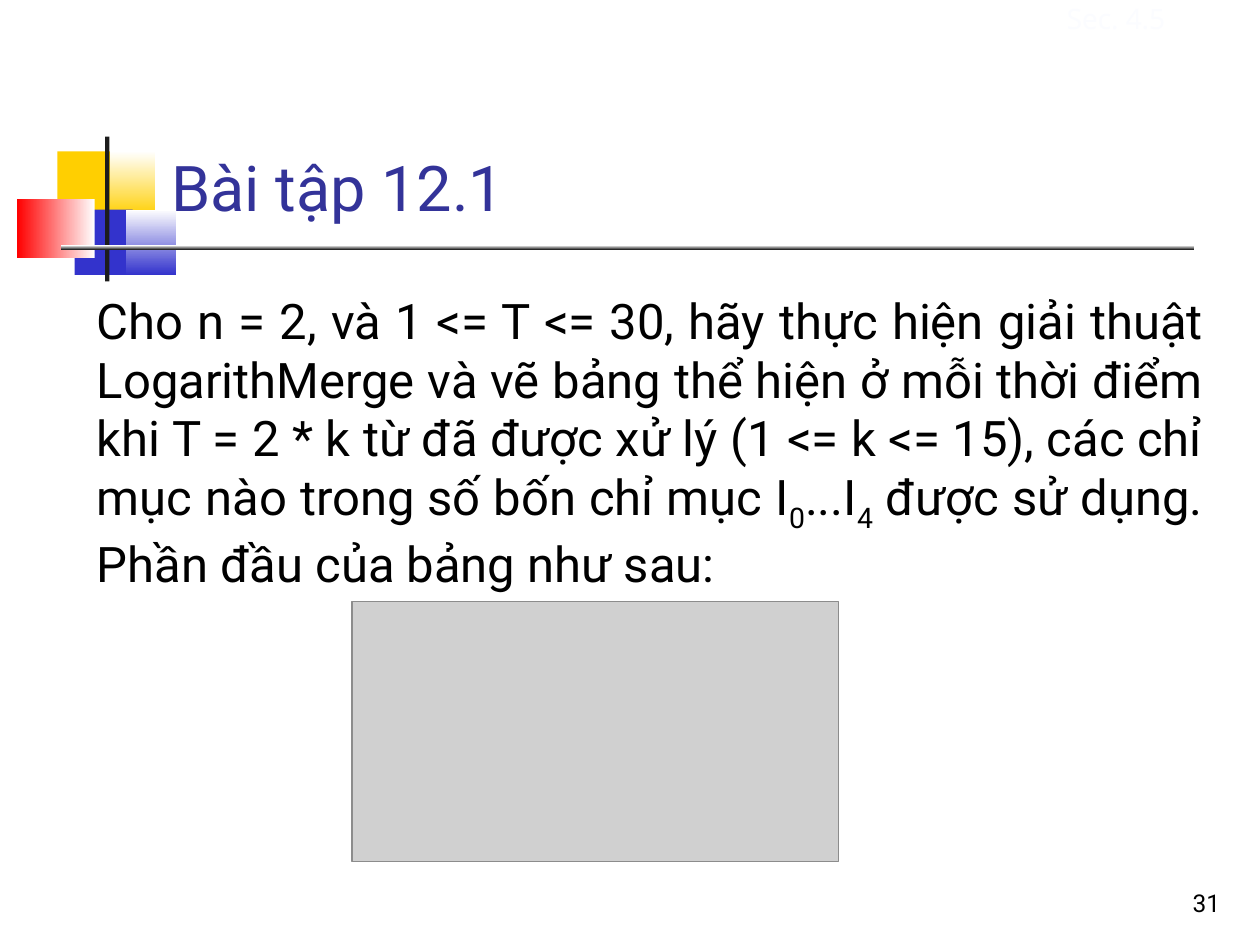
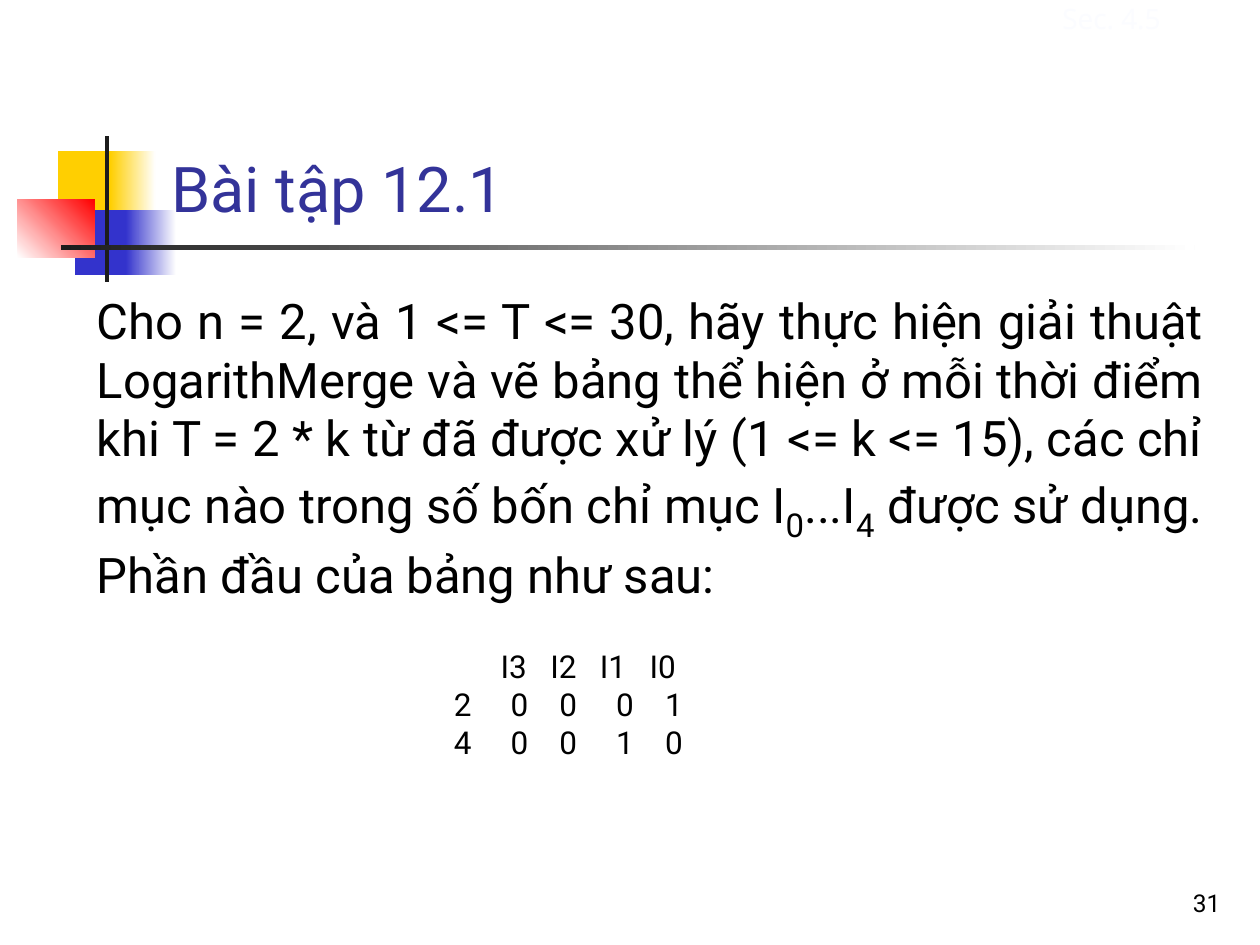
Before and after one commit to bangoc/IT4853, a slide deck: slide 31 of Bai 12 Cac phuong phap xay dung chi muc.odp. Drawn at 1260x945 pixels with LibreOffice and Linux fonts; fonts in the diff are those of the drawing; grey boxes stand for pictures. Boxes give left, top, right and bottom in pixels: in the first picture for what was removed or moved away, otherwise in the second. Text is boxed around its words. In the diff, an @@ line names an element or a change of style, - is before the commit and + after.

```diff
--- a/Bai 12 Cac phuong phap xay dung chi muc.odp
+++ b/Bai 12 Cac phuong phap xay dung chi muc.odp
@@ rectangle removed at box(105, 136, 108, 281) @@
@@ freeform shape added at box(105, 136, 108, 281), fill #1C1C1C @@
@@ rectangle removed at box(58, 151, 118, 217) @@
@@ freeform shape added at box(58, 151, 118, 217), fill #FFCF01 @@
@@ rectangle removed at box(111, 151, 156, 217) @@
@@ freeform shape added at box(111, 151, 156, 217), fill gradient #FFCF01 to #FFFFFF @@
@@ rectangle removed at box(18, 199, 94, 257) @@
@@ freeform shape added at box(18, 199, 94, 257), fill gradient #FFFFFF to #FF0000 @@
@@ rectangle removed at box(74, 209, 132, 275) @@
@@ freeform shape added at box(74, 209, 132, 275), fill #3333CC @@
@@ rectangle removed at box(126, 209, 176, 275) @@
@@ freeform shape added at box(126, 209, 176, 275), fill gradient #3333CC to #FFFFFF @@
@@ rectangle removed at box(60, 246, 1194, 249) @@
@@ freeform shape added at box(60, 246, 1194, 249), fill gradient #1C1C1C to #FFFFFF @@
@@ text "Cho n = 2, và ..." at box(97, 299, 1203, 604): size 28 to 32.3 pt in "I0...I4"; more space between paragraphs @@
@@ picture removed at box(352, 601, 838, 862) @@
@@ text added at box(454, 655, 683, 755), 18 pt, text #000000 @@
+I3 I2 I1 I0
+2 0 0 0 1
+4 0 0 1 0
```
Also in this commit, not shown: 32 other slides changed, 2 other files.
